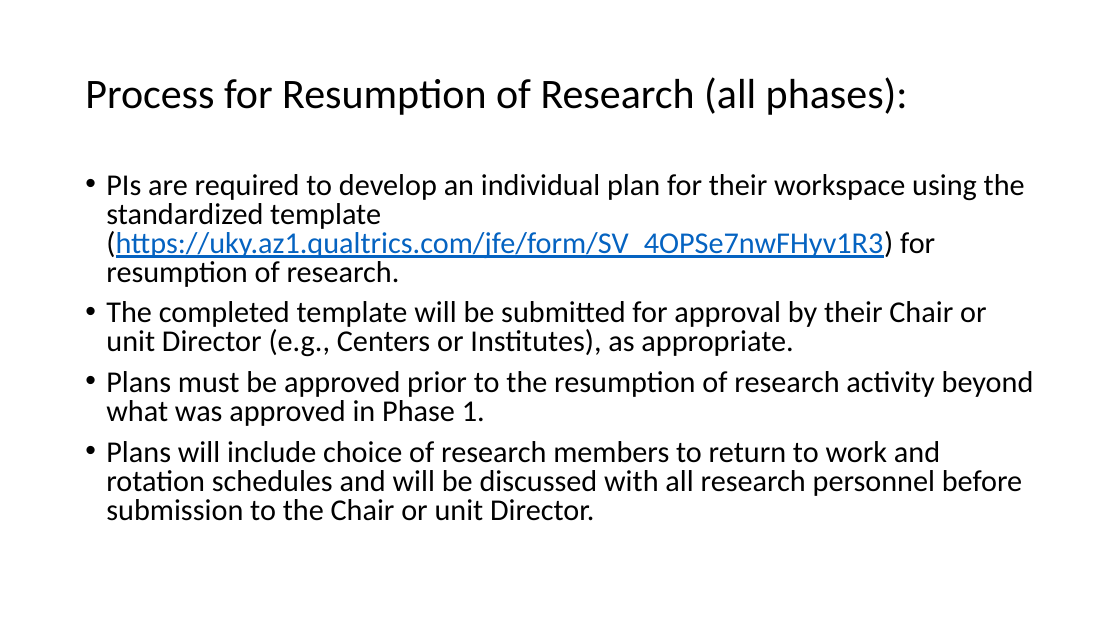
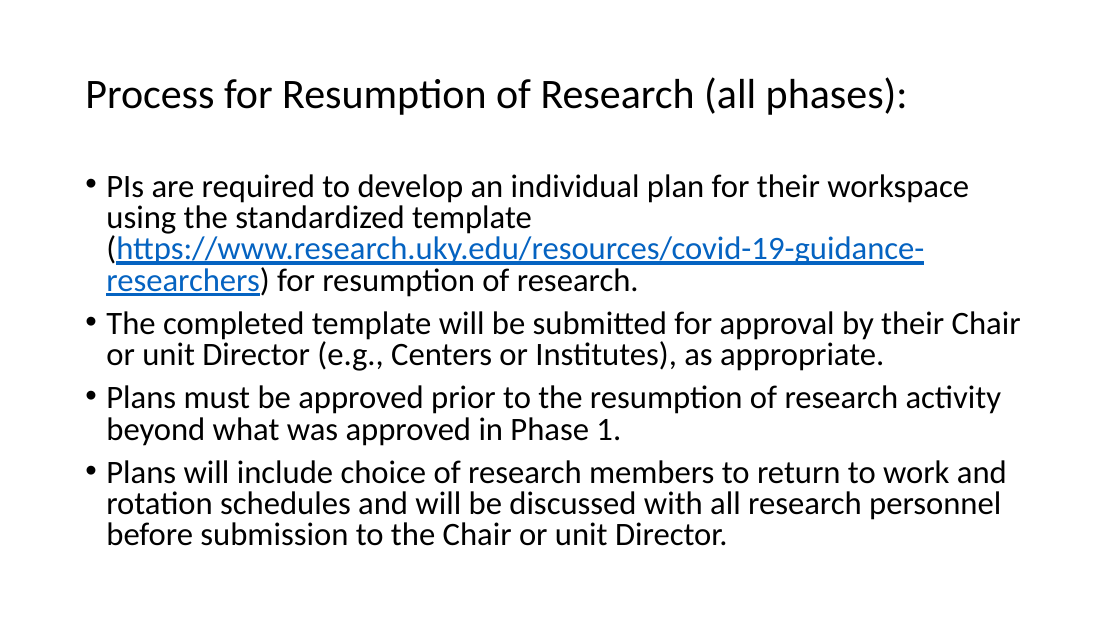
Before and after one commit to DCurrent/ehs-web, a slide deck: slide 22 of docs/ppt/train_resumption_of_research.pptx. Drawn at 1120x630 pixels with LibreOffice and Linux fonts; fonts in the diff are those of the drawing. Boxes give left, top, right and bottom in pixels: in the first picture for what was removed or moved away, otherwise in the second. Text is boxed around its words. In the diff, an @@ line names an element or a change of style, - is before the commit and + after.

```diff
--- a/docs/ppt/train_resumption_of_research.pptx
+++ b/docs/ppt/train_resumption_of_research.pptx
@@ text at (x1=106, y1=174, x2=969, y2=297): text changed; size 25.9 to 28 pt @@
-• PIs are required to develop an individual plan for their workspace using the standardized template (https://uky.az1.qualtrics.com/jfe/form/SV_4OPSe7nwFHyv1R3) for resumption of research.
+• PIs are required to develop an individual plan for their workspace using the standardized template (https://www.research.uky.edu/resources/covid-19-guidance-researchers) for resumption of research.
@@ text at (x1=106, y1=311, x2=1021, y2=546): size 25.9 to 28 pt in "The completed template will be submitted for ...", "Plans must be approved prior to the ...", "Plans will include choice of research members ..." @@
```
Also in this commit, not shown: 4 other slides changed, 2 other files.
